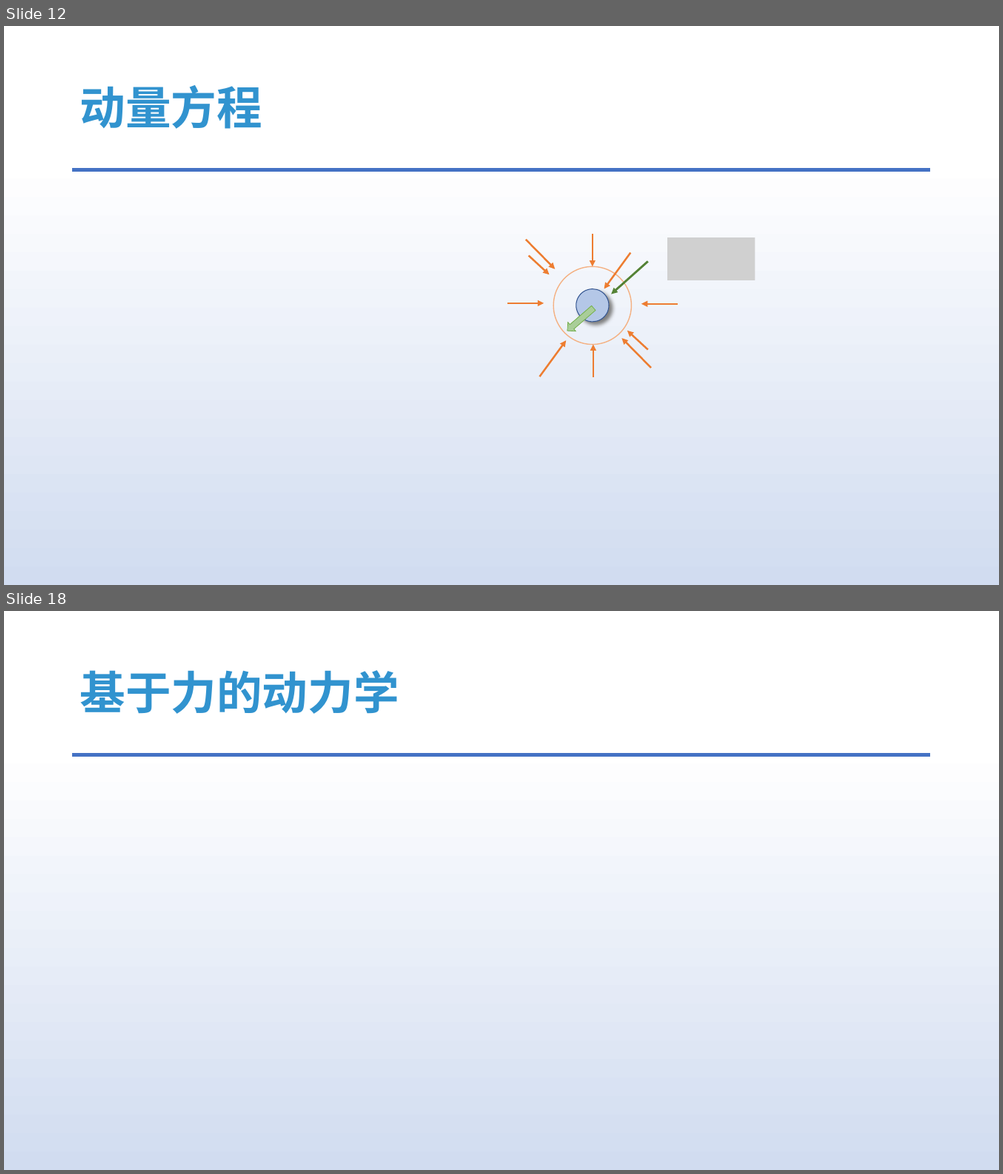
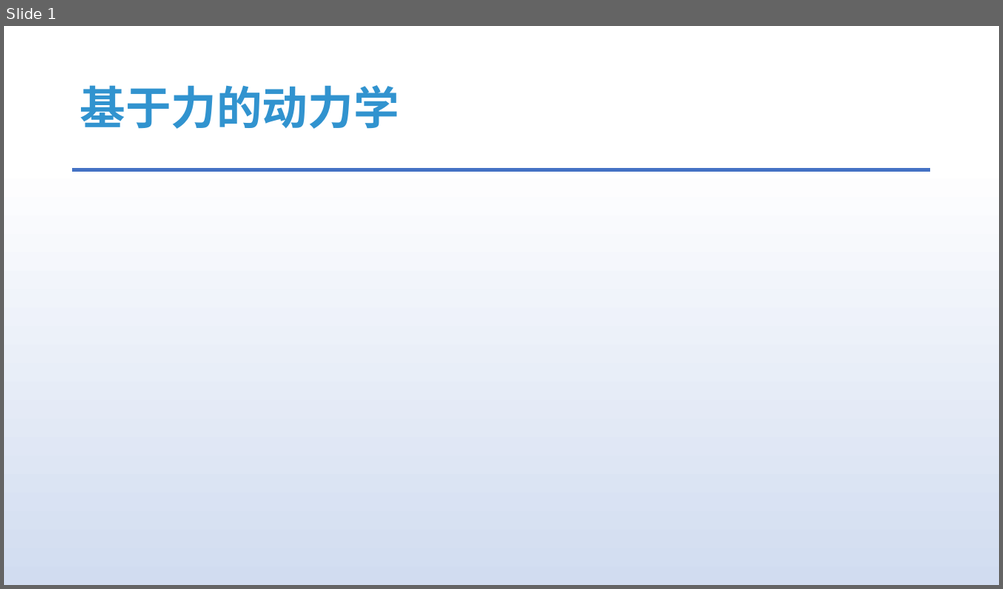
Before and after one commit to answerear/UnityFluid, a slide deck: doc/流体模拟入门分享-Part II.pptx. Shown one above the other, each under a label of ours: slides 12 and 18 before the commit, slide 1 after it; the slides between them are not shown. The pictures are 1003x1174 and 1003x589 pixels, drawn with LibreOffice and Linux fonts; fonts in the diff are those of the drawing; grey boxes stand for pictures. Boxes give left, top, right and bottom in pixels: in the first picture for what was removed or moved away, otherwise in the second. Text is boxed around its words. In the diff, an @@ line names an element or a change of style, - is before the commit and + after.

```diff
--- a/doc/流体模拟入门分享-Part II.pptx
+++ b/doc/流体模拟入门分享-Part II.pptx
@@ slide 12 removed at (x1=4, y1=26, x2=999, y2=585), background gradient #FFFFFF to #D1DCF0 to #DAE3F3 to #ABC0E4 to #BECEEA to #C7D5ED; not listed: 1 template element that a slide beside it also shows @@
@@ title removed at (x1=79, y1=85, x2=262, y2=129) @@
-动量方程
@@ picture removed at (x1=667, y1=238, x2=754, y2=281) @@
@@ group removed at (x1=508, y1=234, x2=677, y2=378): 11 arrows, 2 ellipses, 1 right arrow @@
@@ what was slide 18 is now slide 1 @@
```
Also in this commit, not shown: 7 slides changed, 5 slides added, 23 other slides removed, 1 other file.
